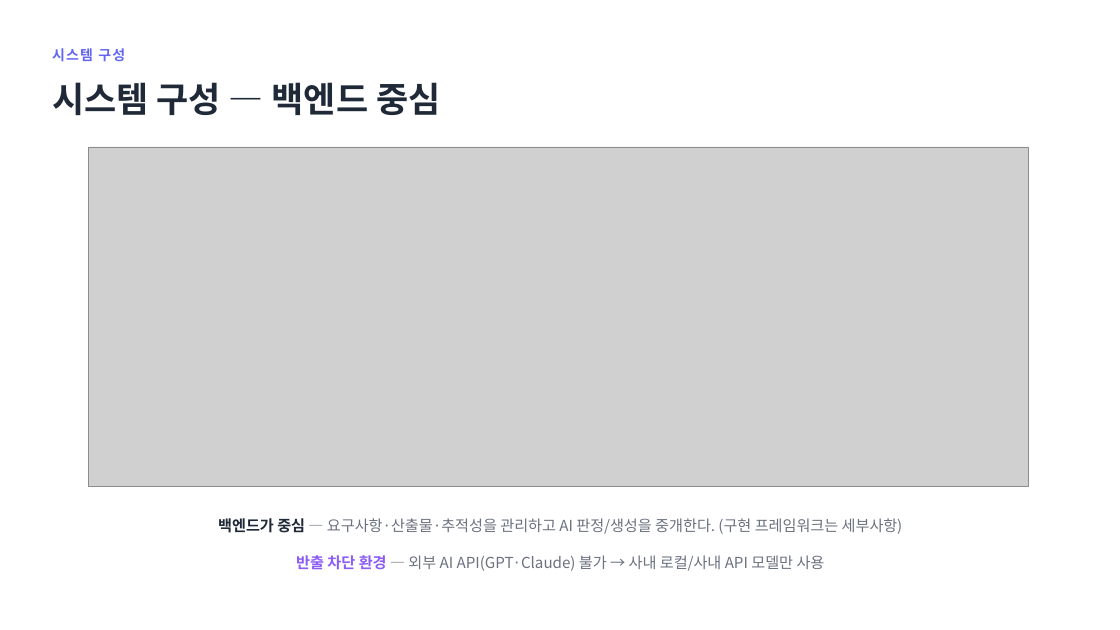
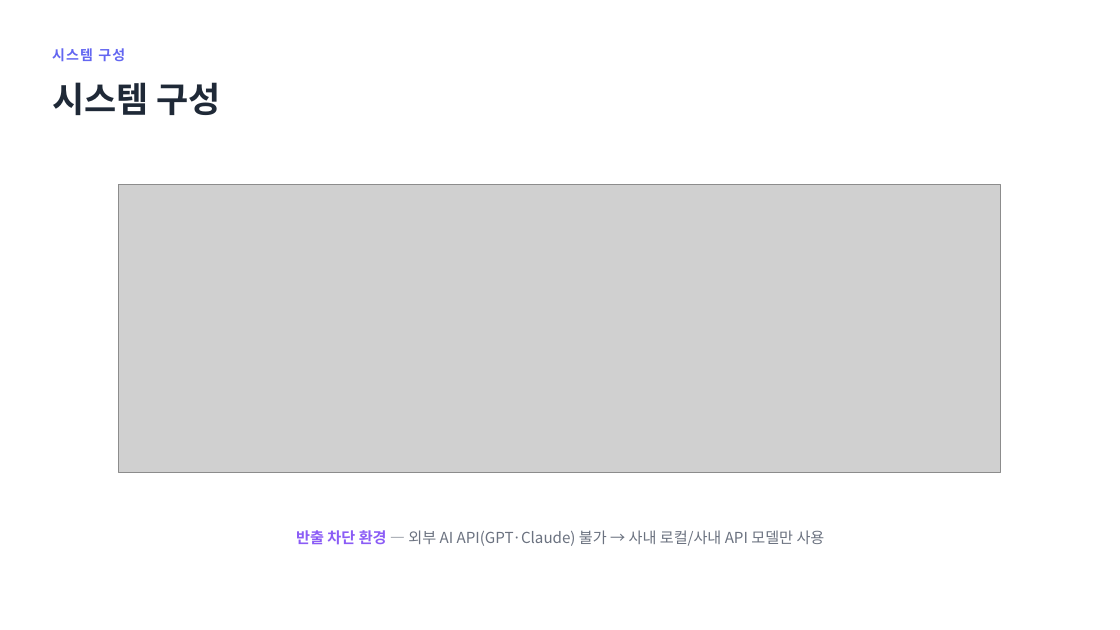
Before and after one commit to jihunhan98/semes-superrookie, a slide deck: slide 4 of docs/진행공유_요구사항자동화.pptx. Drawn at 1120x630 pixels with LibreOffice and Linux fonts; fonts in the diff are those of the drawing; grey boxes stand for pictures. Boxes give left, top, right and bottom in pixels: in the first picture for what was removed or moved away, otherwise in the second. Text is boxed around its words. In the diff, an @@ line names an element or a change of style, - is before the commit and + after.

```diff
--- a/docs/진행공유_요구사항자동화.pptx
+++ b/docs/진행공유_요구사항자동화.pptx
@@ text at [52, 82, 221, 115]: text changed @@
-시스템 구성 — 백엔드 중심
+시스템 구성
@@ picture: place and size @@
-picture at [88, 147, 1029, 486]
+picture at [119, 185, 1002, 472]
@@ text "반출 차단 환경 — 외부 ...": place and size @@
-text "반출 차단 환경 — 외부 ..." at [296, 555, 825, 571]
+text "반출 차단 환경 — 외부 ..." at [296, 530, 825, 546]
@@ text removed at [218, 518, 903, 534] @@
-백엔드가 중심 — 요구사항·산출물·추적성을 관리하고 AI 판정/생성을 중개한다. (구현 프레임워크는 세부사항)
```
Also in this commit, not shown: 2 slides added, 4 other files.
